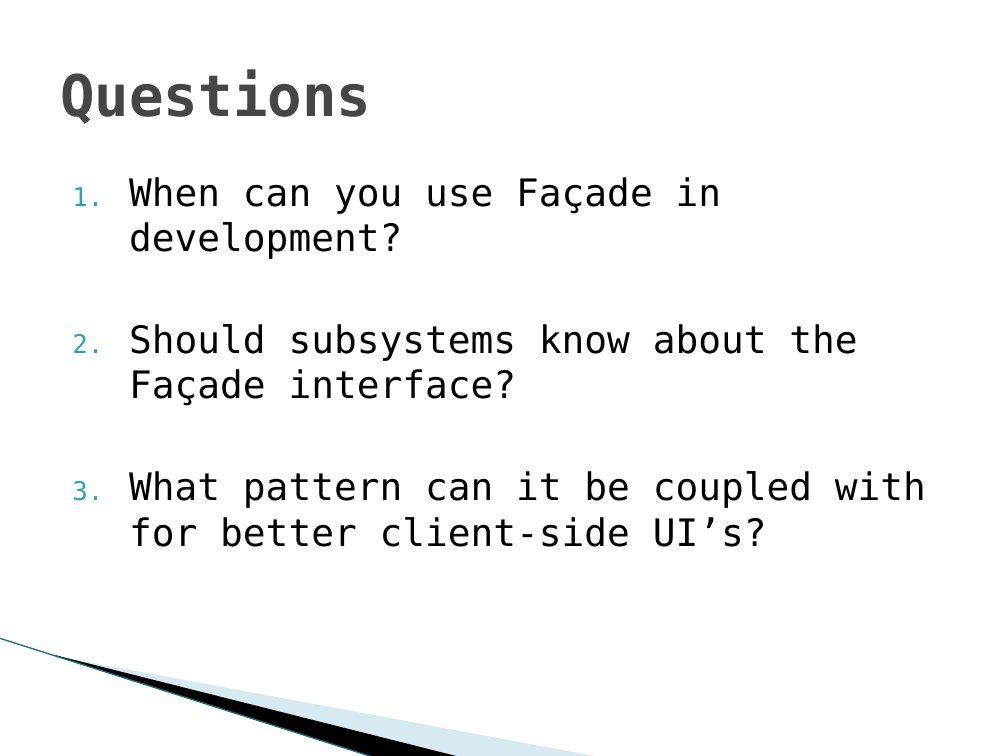
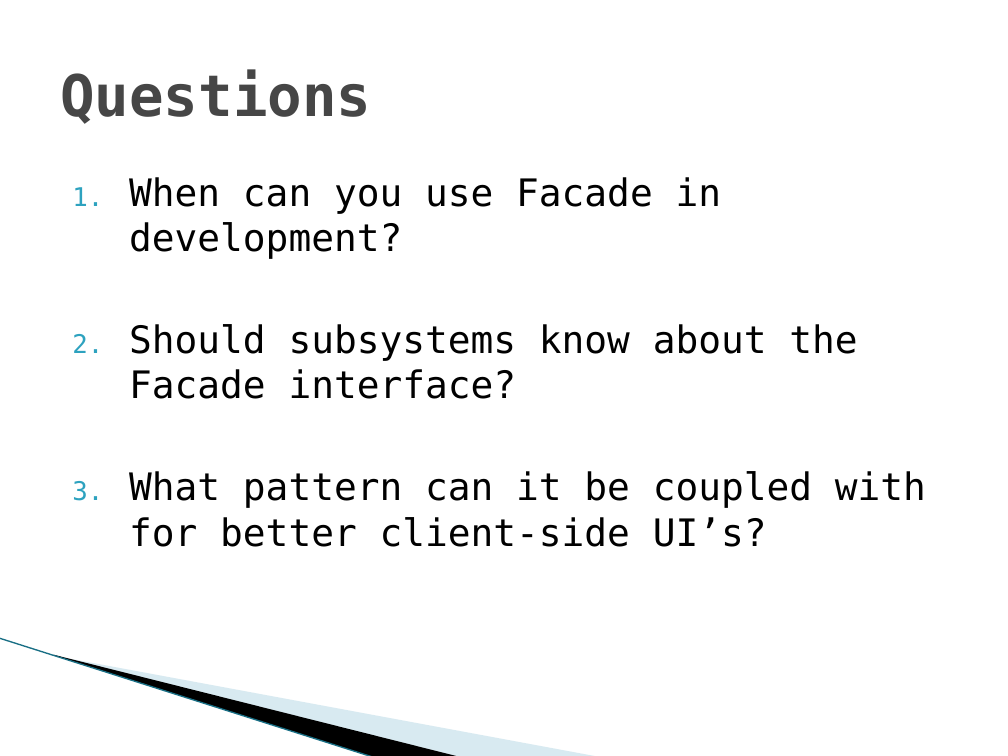
Before and after one commit to Ruthvicp/CS5551_Team_11_Project, a slide deck: slide 9 of Documentation/Problem Set 6/Façade Design Pattern.pptx (slide 8 before the commit). Drawn at 1008x756 pixels with LibreOffice and Linux fonts; fonts in the diff are those of the drawing; background and template pictures are left out. Boxes give left, top, right and bottom in pixels: in the first picture for what was removed or moved away, otherwise in the second. Text is boxed around its words. In the diff, an @@ line names an element or a change of style, - is before the commit and + after.

Commit message:
ps6 - facade pattern

```diff
--- a/Documentation/Problem Set 6/Façade Design Pattern.pptx
+++ b/Documentation/Problem Set 6/Façade Design Pattern.pptx
@@ text at bbox=[129, 177, 857, 399]: text changed @@
-1. When can you use Façade in development?
-2. Should subsystems know about the Façade interface?
+1. When can you use Facade in development?
+2. Should subsystems know about the Facade interface?
```
Also in this commit, not shown: 4 other slides changed, 1 slide added.
